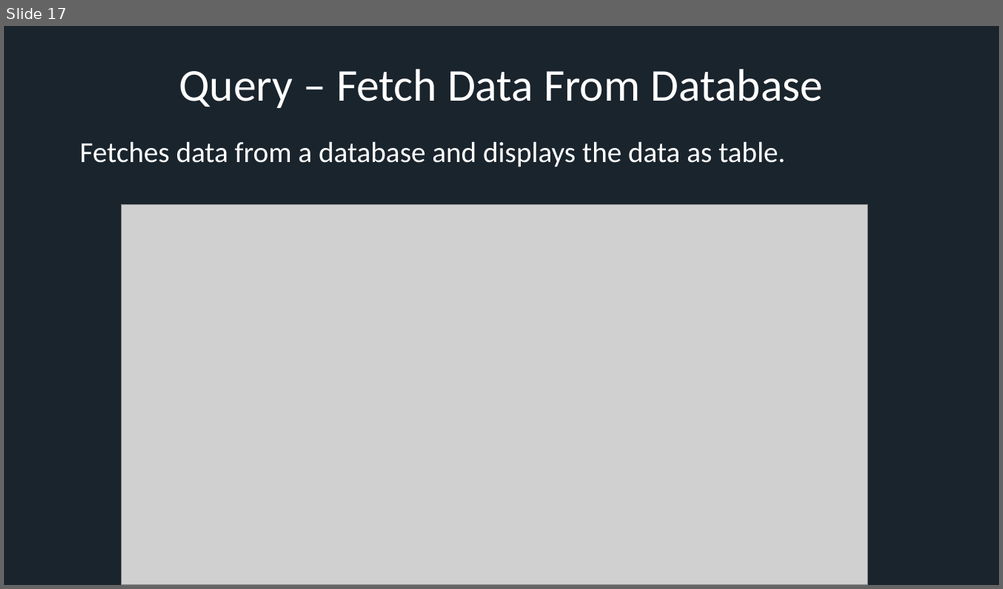
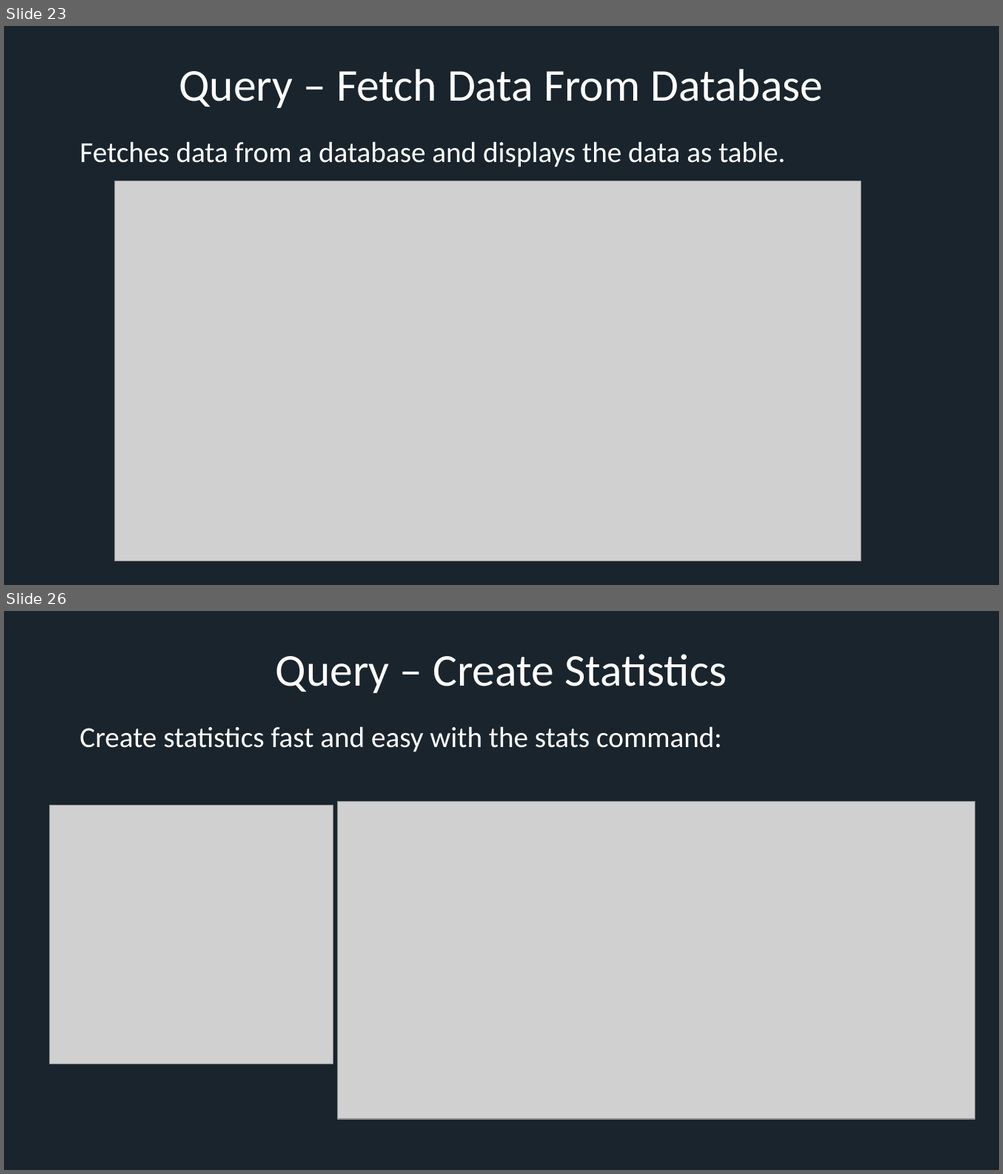
Before and after one commit to xresch/CoreFramework, a slide deck: docs/CFW_Features.pptx. Shown one above the other, each under a label of ours: slide 17 before the commit, slides 23 and 26 after it; the slides between them are not shown. The pictures are 1003x589 and 1003x1174 pixels, drawn with LibreOffice and Linux fonts; fonts in the diff are those of the drawing; grey boxes stand for pictures. Boxes give left, top, right and bottom in pixels: in the first picture for what was removed or moved away, otherwise in the second. Text is boxed around its words. In the diff, an @@ line names an element or a change of style, - is before the commit and + after.

```diff
--- a/docs/CFW_Features.pptx
+++ b/docs/CFW_Features.pptx
@@ slide 26 added at (4,611,999,1170), background #1A242D @@
@@ title added at (276,654,726,693), 44 pt, text #FFFFFF @@
+Query – Create Statistics
@@ text added at (79,726,722,752), 28 pt, text #FFFFFF @@
+Create statistics fast and easy with the stats command:
@@ picture added at (50,805,333,1065) @@
@@ picture added at (338,801,975,1120) @@
@@ what was slide 17 is now slide 23 @@
@@ slide 23 changed as well @@
@@ picture: place and size @@
-picture at (121,205,868,585)
+picture at (114,181,860,562)
```
Also in this commit, not shown: 8 other slides changed, 12 other slides added, 2 other files.
